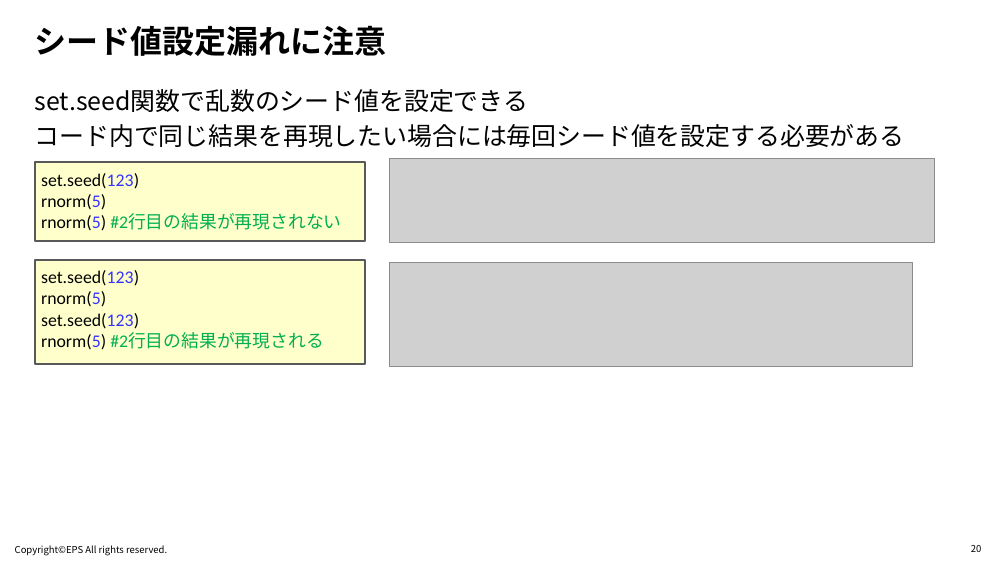
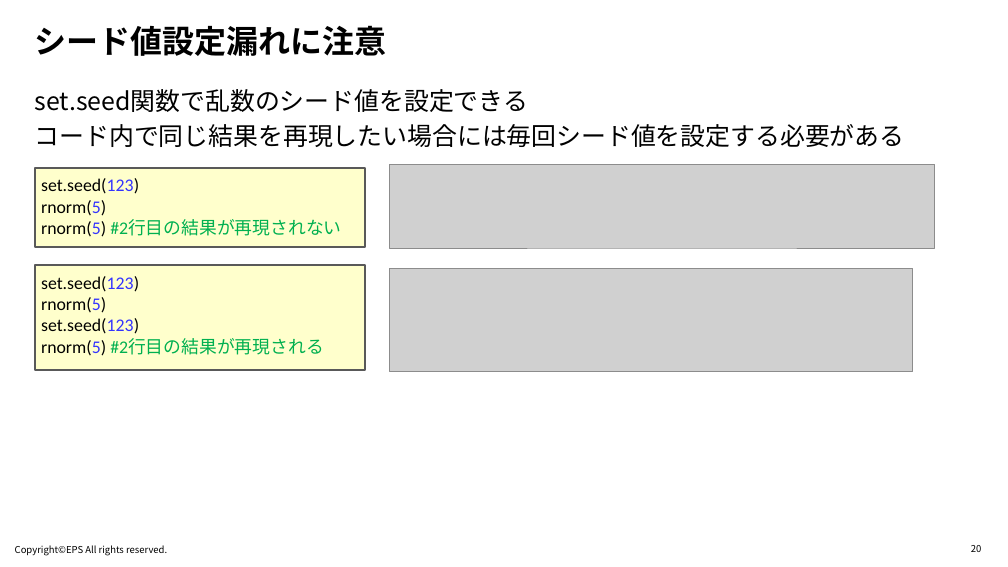
Before and after one commit to R-with-Pharma-Labo/Meetup_1, a slide deck: slide 20 of Materials/1440-1500_Oyama/Rの頑健なコードを書くにはどのような工夫が必要か.pptx. Drawn at 1008x567 pixels with LibreOffice and Linux fonts; fonts in the diff are those of the drawing; grey boxes stand for pictures; background and template pictures are left out. Boxes give left, top, right and bottom in pixels: in the first picture for what was removed or moved away, otherwise in the second. Text is boxed around its words. In the diff, an @@ line names an element or a change of style, - is before the commit and + after.

```diff
--- a/Materials/1440-1500_Oyama/Rの頑健なコードを書くにはどのような工夫が必要か.pptx
+++ b/Materials/1440-1500_Oyama/Rの頑健なコードを書くにはどのような工夫が必要か.pptx
@@ 2 pictures, 2 texts, 2 rectangles: place and size @@
-2 pictures, 2 texts, 2 rectangles at <box>35,159,935,366</box>
+2 pictures, 2 texts, 2 rectangles at <box>35,164,935,371</box>
```
Also in this commit, not shown: 12 other slides changed.
